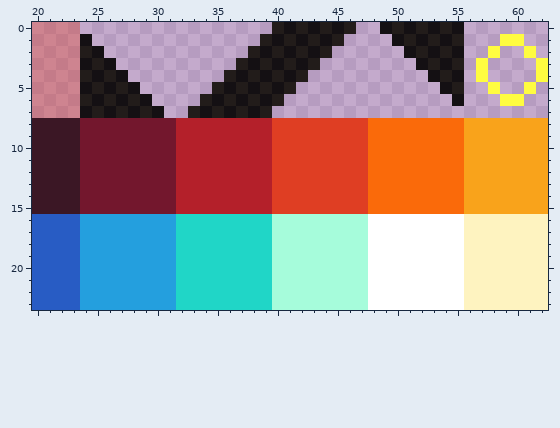
One commit to this pixel-art file: rawAssets/tilesheet.aseprite. The picture above is the old version.
128x2048 pixels, 1 frame. Colours within 5 levels of each other are drawn and written as one. Shown: x 20..62, y 0..23.
Now the later version:
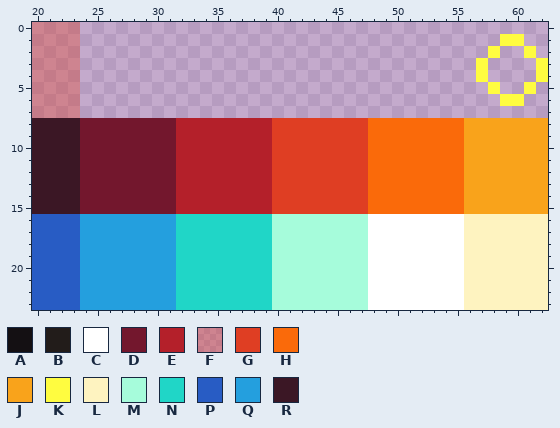
Palette (. is transparent): A #141013  B #221c1a  C #ffffff  D #73172d  E #b4202a  F #df3e235a  G #df3e23  H #fa6a0a  J #f9a31b  K #fffc40  L #fef3c0  M #a6fcdb  N #20d6c7  P #285cc4  Q #249fde  R #3b1725
Edits made:
layer "Flattened #2" removed
--- layer "Flattened"
@@ x 20..62 @@
- 0 FFFF................BABABAB..ABABABA.......
- 1 FFFFA..............BABABAB....ABABAB...KK..
- 2 FFFFBA............BABABAB......ABABA..K..K.
- 3 FFFFABA..........BABABAB........ABAB.K....K
- 4 FFFFBABA........BABABAB..........ABA.K....K
- 5 FFFFABABA......BABABAB............AB..K..K.
- 6 FFFFBABABA....BABABAB..............A...KK..
- 7 FFFFABABABA..BABABAB.......................
+ 0 FFFF.......................................
+ 1 FFFF...................................KK..
+ 2 FFFF..................................K..K.
+ 3 FFFF.................................K....K
+ 4 FFFF.................................K....K
+ 5 FFFF..................................K..K.
+ 6 FFFF...................................KK..
+ 7 FFFF.......................................
  8 RRRRDDDDDDDDEEEEEEEEGGGGGGGGHHHHHHHHJJJJJJJ
